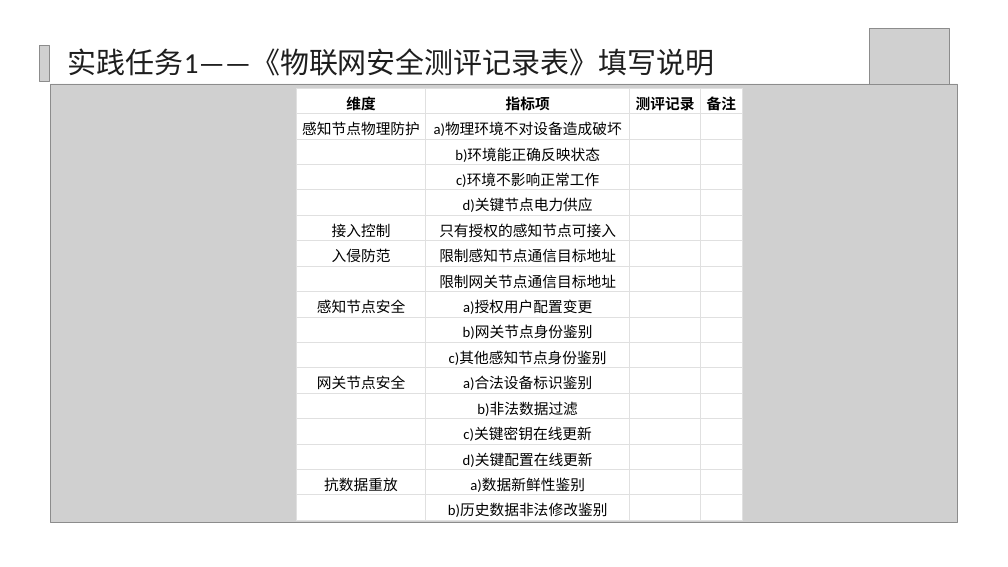
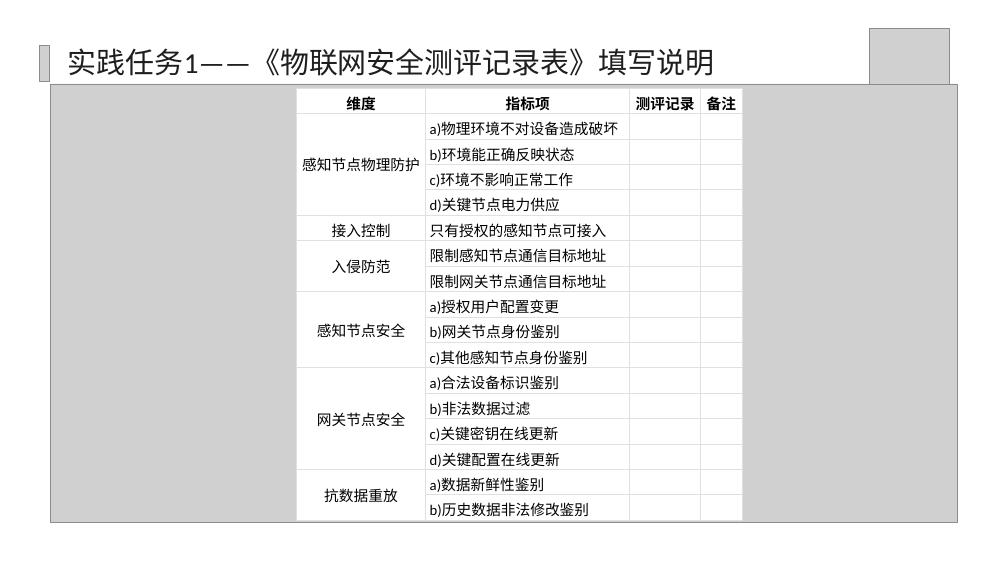
Before and after one commit to yiyimu-ruiruimu/security-assessment-platform, a slide deck: slide 17 of PPT/7.3.2 物联网安全配置核查.pptx (slide 21 before the commit). Drawn at 1008x567 pixels with LibreOffice and Linux fonts; fonts in the diff are those of the drawing; grey boxes stand for pictures; background and template pictures are left out. Boxes give left, top, right and bottom in pixels: in the first picture for what was removed or moved away, otherwise in the second. Text is boxed around its words. In the diff, an @@ line names an element or a change of style, - is before the commit and + after.

```diff
--- a/PPT/7.3.2 物联网安全配置核查.pptx
+++ b/PPT/7.3.2 物联网安全配置核查.pptx
@@ table at <box>296,88,743,521</box> @@
@@ alignment centre to left @@
```
Also in this commit, not shown: 7 other slides changed, 2 slides added, 8 slides removed, 49 other files.
